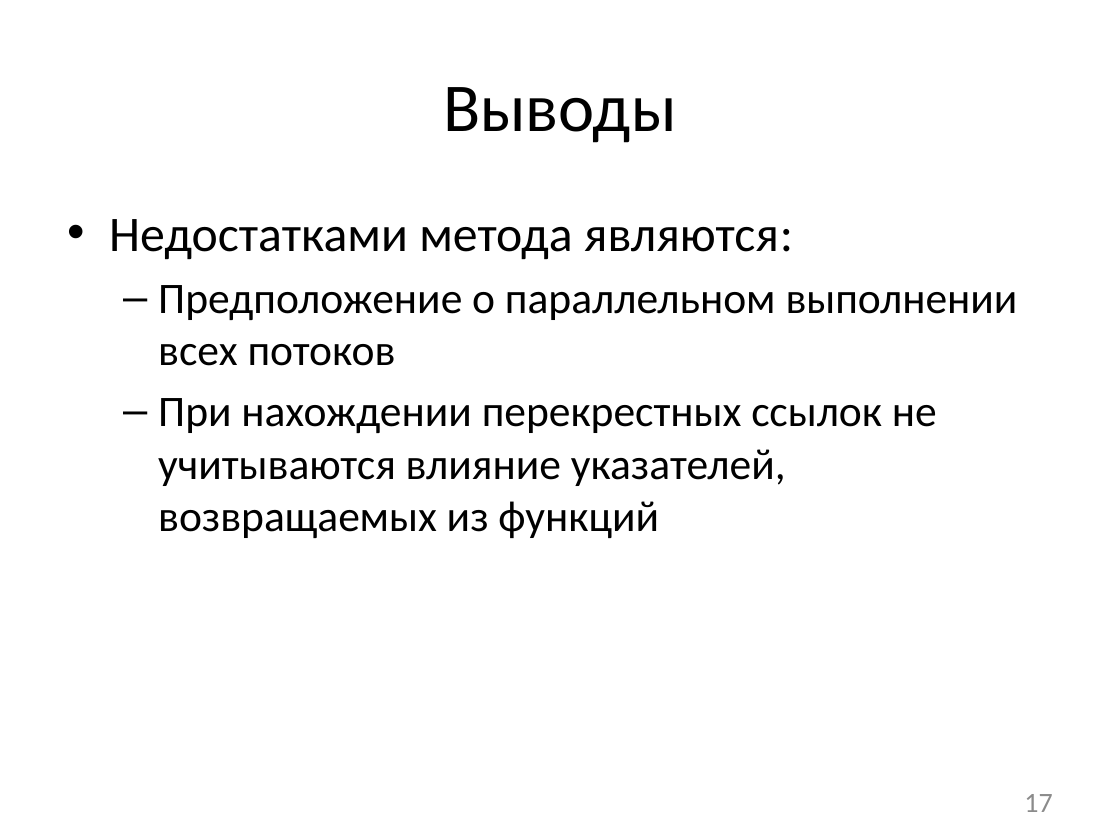
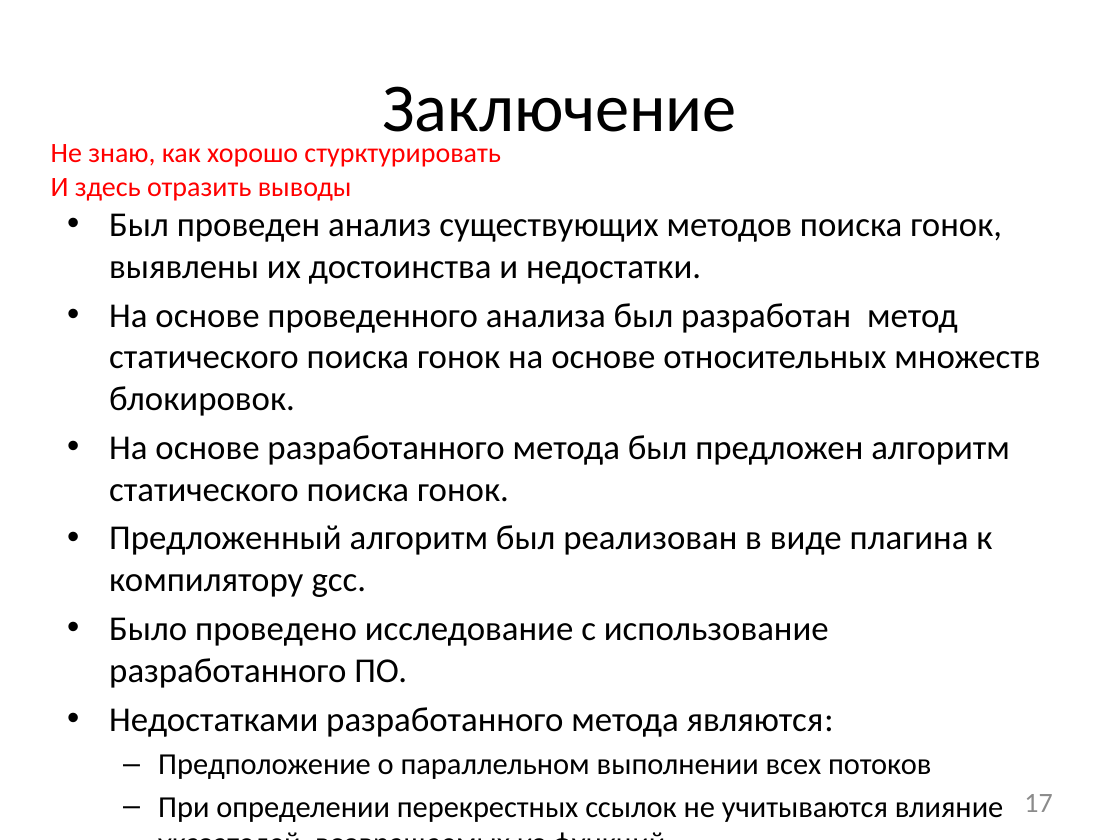
Before and after one commit to afrolovskiy/diplom, a slide deck: slide 17 of presentations/diplom/static race detection.pptx. Drawn at 1120x840 pixels with LibreOffice and Linux fonts; fonts in the diff are those of the drawing. Boxes give left, top, right and bottom in pixels: in the first picture for what was removed or moved away, otherwise in the second. Text is boxed around its words. In the diff, an @@ line names an element or a change of style, - is before the commit and + after.

```diff
--- a/presentations/diplom/static race detection.pptx
+++ b/presentations/diplom/static race detection.pptx
@@ title at [382, 86, 737, 132]: text changed @@
-Выводы
+Заключение
@@ text added at [51, 144, 500, 201], 18 pt, text #FF0000 @@
+Не знаю, как хорошо стурктурировать
+И здесь отразить выводы
@@ text at [109, 213, 1040, 737]: text changed; size 32 to 22.4 pt @@
-• Недостатками метода являются:
+• Был проведен анализ существующих методов поиска гонок, выявлены их достоинства и недостатки.
+• На основе проведенного анализа был разработан метод статического поиска гонок на основе относительных множеств блокировок.
+• На основе разработанного метода был предложен алгоритм статического поиска гонок.
+• Предложенный алгоритм был реализован в виде плагина к компилятору gcc.
+• Было проведено исследование с использование разработанного ПО.
+• Недостатками разработанного метода являются:
@@ text at [158, 754, 931, 779]: size 28 to 19.6 pt in "Предположение о параллельном выполнении всех потоков"; less space between paragraphs @@
@@ text at [158, 797, 1003, 822]: text changed; size 28 to 19.6 pt @@
-  – При нахождении перекрестных ссылок не учитываются влияние указателей, возвращаемых из функций
+  – При определении перекрестных ссылок не учитываются влияние указателей, возвращаемых из функций
```
Also in this commit, not shown: 2 other slides changed, 2 other files.
